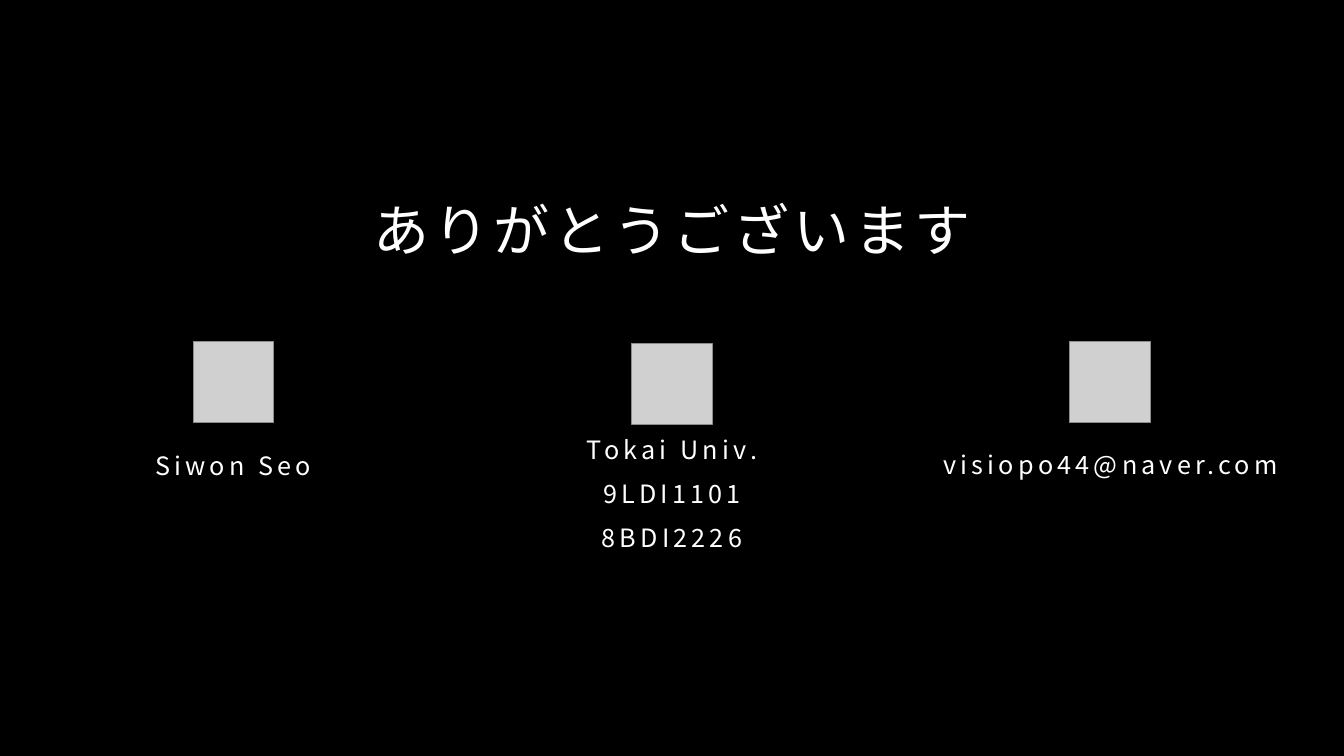
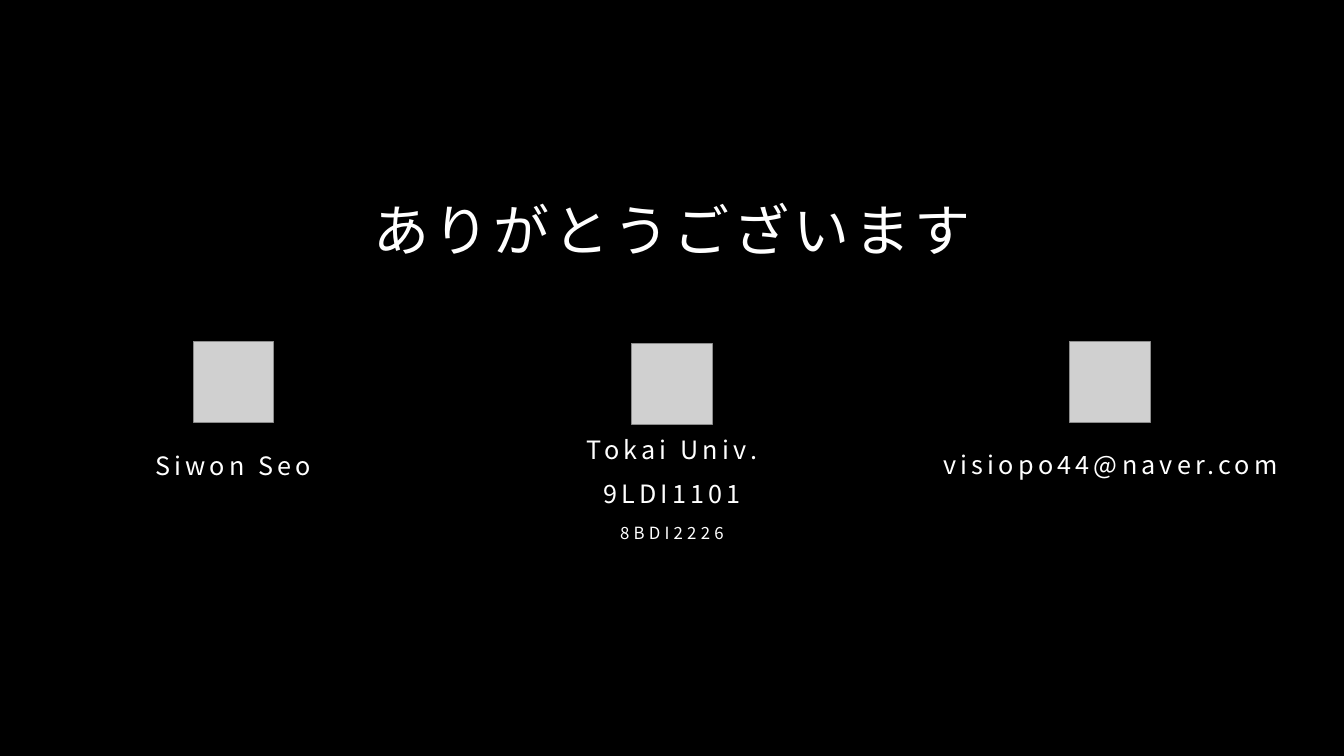
Before and after one commit to Sion1225/Study-Deeplearning-NLP, a slide deck: slide 9 of Presentation/感情認識に基づく対話システム.pptx. Drawn at 1344x756 pixels with LibreOffice and Linux fonts; fonts in the diff are those of the drawing; grey boxes stand for pictures; background and template pictures are left out. Boxes give left, top, right and bottom in pixels: in the first picture for what was removed or moved away, otherwise in the second. Text is boxed around its words. In the diff, an @@ line names an element or a change of style, - is before the commit and + after.

```diff
--- a/Presentation/感情認識に基づく対話システム.pptx
+++ b/Presentation/感情認識に基づく対話システム.pptx
@@ text at (x1=620, y1=526, x2=723, y2=540): size 18 to 12 pt in "8BDI2226" @@
```
Also in this commit, not shown: 2 other slides changed.
